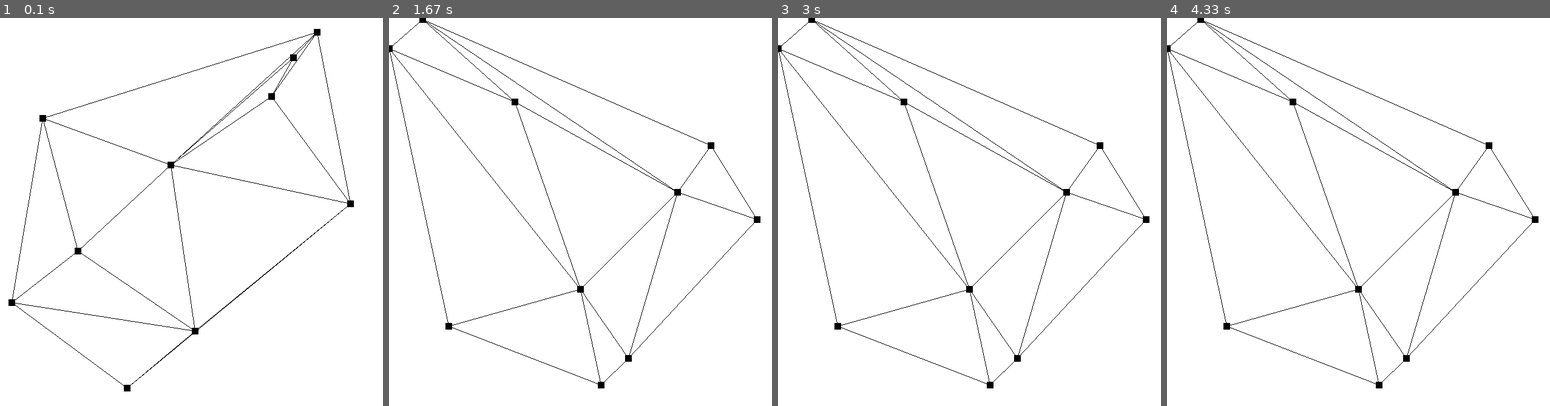
Above: before the commit, frames 1-4 (left to right).
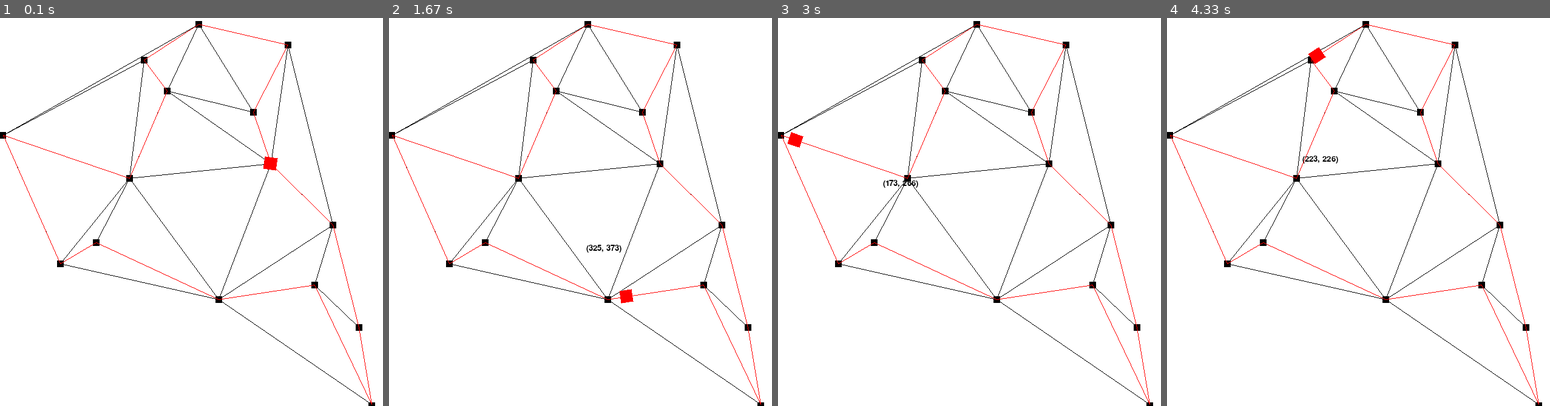
Above: after the commit, the same moments.

Repository: freshollie/ECU178A4
Game: pygame game, started from Main.py
The game is run twice, just before and just after one commit, with the same random seed, the same clock (stepped at 60 frames per second) and the same inputs.
Inputs (mouse positions are in pixels of both pictures, inside the frame that each line leads up to):
- Up to frame 1 (0.1 s): no input
- Up to frame 2 (1.67 s): press the mouse at (488, 215) at 0.37 s; move the mouse to (553, 254) at 0.47 s; release the mouse at (622, 297) at 0.6 s; tap D at 0.73, 1.03 s; click (461, 153) at 0.75 s; press the mouse at (488, 215) at 1.2 s; move the mouse to (526, 262) at 1.3 s; release the mouse at (565, 312) at 1.43 s; press the mouse at (488, 215) at 1.53 s; move the mouse to (588, 243) at 1.63 s
- Up to frame 3 (3 s): release the mouse at (1072, 274) at 1.77 s; press the mouse at (877, 215) at 1.87 s; move the mouse to (992, 262) at 1.97 s; release the mouse at (1107, 312) at 2.1 s; press the mouse at (877, 215) at 2.2 s; move the mouse to (965, 180) at 2.3 s; release the mouse at (1053, 142) at 2.43 s; press the mouse at (877, 215) at 2.53 s; move the mouse to (969, 165) at 2.63 s; release the mouse at (1061, 115) at 2.77 s; press the mouse at (877, 215) at 2.87 s; move the mouse to (881, 180) at 2.97 s
- Up to frame 4 (4.33 s): release the mouse at (1278, 142) at 3.1 s; press the mouse at (1266, 215) at 3.2 s; move the mouse to (1255, 285) at 3.3 s; release the mouse at (1243, 355) at 3.43 s; press the mouse at (1266, 215) at 3.53 s; move the mouse to (1278, 227) at 3.63 s; release the mouse at (1285, 243) at 3.77 s; press the mouse at (1266, 215) at 3.87 s; move the mouse to (1373, 258) at 3.97 s; release the mouse at (1481, 305) at 4.1 s; press the mouse at (1266, 215) at 4.2 s; move the mouse to (1301, 153) at 4.3 s

The runs differ from the first frame. In frame 1, 3.1% of the frame differs, in the area x 0-98%, y 0-100%; in frame 2, 3.2%; in frame 3, 3.2%; in frame 4, 3.2%.

Commit message:
Fixed Point so that it does not inherit list. Working path finding with robot.

Diff:
--- a/DisplayDriver/Globals.py
+++ b/DisplayDriver/Globals.py
@@ -1,4 +1,4 @@
-RES=[640,480]
+RES=[640,640]
 FRAMERATE=50
 PIXELS_PER_METRE=3
 BLACK=[0,0,0]
--- a/DisplayDriver/GuiObjects.py
+++ b/DisplayDriver/GuiObjects.py
@@ -81,7 +81,7 @@
         '''
         Sets the objects X Value
         '''
-        self.pos,setX(x)
+        self.pos.setX(x)
 
     def setY(self,y):
         '''
@@ -175,7 +175,7 @@
         Called by DisplayDriver to draw the object
         '''
         image=pygame.transform.rotate(self.renderedText,-self.rotation)
-        image.get_rect().center=self.pos
+        image.get_rect().center = self.pos
         screen.blit(image,self.pos) #Render text
 
 class Polygon(GuiObjectBase):
@@ -189,18 +189,18 @@
         Initialise the Polygon
         '''
         GuiObjectBase.__init__(self,pos)
-        self.colour=colour
+        self.colour = colour
         self.image = None
-        self.border=border
+        self.border = border
         if points:
             self.newPoints(points)
         else:
-            self.points=[]
+            self.points = []
 
     def translatePoints(self,differenceX,differenceY):
-        '''
+        """
         Move all points by differenceX and differenceY
-        '''
+        """
         points=[]
         for item in self.points:
             points.append(Point(item[0]+differenceX,item[1]+differenceY))
@@ -211,10 +211,10 @@
         '''
         Sets the new pos of the polygon
         '''
-        differenceX=pos[0]-self.pos[0]
-        differenceY=pos[1]-self.pos[1]
-
-        self.translatePoints(differenceX,differenceY)
+        differenceX = pos[0] - self.pos[0]
+        differenceY = pos[1] - self.pos[1]
+
+        self.translatePoints(differenceX, differenceY)
 
     def newPoints(self,points):
         '''
@@ -222,9 +222,9 @@
         '''
 
         self.setPoints(points)
-        image = pygame.draw.polygon(pygame.Surface(RES),self.colour,self.points,self.border)
+        image = pygame.draw.polygon(pygame.Surface(RES), self.colour, self.points, self.border)
         self.image = image
-        self.pos=Point(image.center)
+        self.pos = Point(image.center)
 
     def setColour(self,colour):
         '''
@@ -259,15 +259,15 @@
         '''
         Sets the angle of the polygon
         '''
-        while angle>=360:
-            angle-=360
-        while angle<0:
-            angle+=360
-        angleDifference=angle-self.angle
-        self.angle=angle
+        while angle >= 360:
+            angle -= 360
+        while angle < 0:
+            angle += 360
+        angleDifference=angle - self.angle
+        self.angle = angle
         self.rotatePoints(angleDifference)
 
-    def rotatePoints(self,theta):
+    def rotatePoints(self, theta):
         '''
             Rotates all points about the centre point
             by theta
@@ -277,12 +277,12 @@
             points.append(point.rotPoint(self.pos,theta))
         self.setPoints(points)
 
-    def draw(self,screen):
+    def draw(self, screen):
         '''
 	        Draws the polygon
         '''
         if self.points:
-            pygame.draw.polygon(screen,self.colour,self.points,self.border)
+            pygame.draw.polygon(screen, self.colour, self.points, self.border)
 
 class Rectangle(Polygon):
     '''
--- a/DisplayDriver/Points.py
+++ b/DisplayDriver/Points.py
@@ -1,11 +1,15 @@
 import math
 
-class Point(list):
+class Point(object):
     def __init__(self,x,y=None):
         if y!=None:
-            list.__init__(self,[x,y])
+            self.x = x
+            self.y = y
         else:
-            list.__init__(self,x)
+            self.x = x[0]
+            self.y = x[1]
+
+        #list.__init__(self, [self.x, self.y])
 
     def rotPoint(self,axisPoint,ang):
         """
@@ -29,32 +33,35 @@
         return bearing
 
     def getDist(self,toPoint):
-        ax, ay = self
-        bx, by = toPoint
-        return math.hypot(bx-ax, by-ay)
+        if hasattr(toPoint, '__iter__'):
+            ax, ay = self.getPointsList()
+            bx, by = toPoint
+            return math.hypot(bx-ax, by-ay)
+        else:
+            raise(TypeError("topoint must be an iterable"))
 
     def getPointsList(self):
-        return [self[0],self[1]]
+        return [self.x,self.y]
 
     def getX(self):
-        return self[0]
+        return self.x
 
     def setX(self,x):
-        self[0]=x
+        self.x = x
 
     def getY(self):
-        return self[1]
+        return self.y
 
-    def setY(self,x):
-        self[1]=x
+    def setY(self,y):
+        self.y = y
 
     def setPoints(self,x,y):
-        self[0]=x
-        self[1]=y
+        self.y = y
+        self.x = x
 
     def getPoints(self):
         '''returns new point object'''
-        return Point(self[0],self[1])
+        return Point(self.x, self.y)
 
     def getCenter(self,angle,radius):
         '''Returns a center point of circle from the point
@@ -76,3 +83,23 @@
             return other.getPointsList()==self.getPointsList()
         else:
             return other == self.getPointsList()
+
+    def __getitem__(self, i):
+        if i == 0:
+            return self.x
+        elif i == 1:
+            return self.y
+        else:
+            raise(IndexError())
+
+    def __iter__(self):
+        return iter(self.getPointsList())
+
+    def __len__(self):
+        return 2
+
+    def __repr__(self):
+        return self.__str__()
+
+    def __str__(self):
+        return str([self.x, self.y])
--- a/Globals.py
+++ b/Globals.py
@@ -1,5 +1,7 @@
-FPS = 50
+from DisplayDriver import Globals
+
+FPS = Globals.FRAMERATE
 SCALE = 2000
-RESOLUTION = [640,640]
+RESOLUTION = Globals.RES
 
 PixelsPerMetre = RESOLUTION[0]/2000
--- a/Main.py
+++ b/Main.py
@@ -48,8 +48,6 @@
     roundedPoints = list(zip(roundedPointsx, roundedPointsy))
 
     if (round(intersection_point[0], 0), round(intersection_point[1], 0)) not in roundedPoints:
-        print(round(intersection_point[0], 0), round(intersection_point[1], 0))
-        print(roundedPoints)
         return intersection_point
 
 class Road(Line):
@@ -60,119 +58,191 @@
         #self.generateRepresentation(start, end)
         Line.__init__(self, start, end, width = 1)
 
+    def destroy(self):
+        self.removeNode()
+
+    def render(self, renderer):
+        Line.render(self, renderer)
+
+class Shop(Rectangle):
+    def __init__(self, pos, name = 'Shop'):
+        self.name = name
+        Rectangle.__init__(self, pos, size = [10,10])
+
+    def setName(self, name):
+        self.name = name
+
+    def destroy(self):
+        self.removeNode()
+
+    def __repr__(self):
+        return self.__str__()
+
+    def __str__(self):
+        return str(self.getPos())
+    #def render(self, renderer):
+     #   Rectangle.render(self, renderer)
+
+
 class Town(object):
-    def __init__(self, roadSpecification = {}, maxIntersections = 5):
-        self.maxIntersections = maxIntersections
+    def __init__(self, roadSpecification = {}, maxShops = 5):
+        self.maxShops = maxShops
         self.roads = []
-        self.intersectionDict = roadSpecification
+        self.shopDict = roadSpecification
 
         if not roadSpecification:
             self.randomlyGenerate()
 
     def notIntersect(self, line):
-        for point in self.intersectionDict:
-            for otherPoint in self.intersectionDict[point]:
-                a = find_intersection(point, otherPoint, line[0], line[1])
+        for shop in self.shopDict:
+            for otherShop in self.shopDict[shop]:
+                a = find_intersection(shop.getPos(), otherShop.getPos(), line[0], line[1])
                 if a:
                     #Rectangle(pos = a, size = [20,20], colour = [255,0,0]).render(DisplayDriver.engine)
                     return False
         return True
 
+    def orderDistance(self, fromPoint, toPoints, take=-1):
+
+        smallestOrder = []
+
+        while len(smallestOrder)<len(toPoints)+take:
+            smallestDistance = float("inf")
+            smallestDistancePoint = None
+            for otherPoint in toPoints:
+                if fromPoint.getPos().getDist(otherPoint.getPos())<smallestDistance and otherPoint!=fromPoint and otherPoint not in smallestOrder:
+                    smallestDistancePoint = otherPoint
+                    smallestDistance = fromPoint.getPos().getDist(otherPoint.getPos())
+
+            if smallestDistancePoint:
+                smallestOrder.append(smallestDistancePoint)
+
+        return smallestOrder
+
 
     def randomlyGenerate(self):
-        self.intersectionDict = {}
-        smallestPointDict = {}
-
-        for i in range(self.maxIntersections):
-            newPoint = True
-
-            while newPoint:
-                p = Point(random.random()*Globals.RESOLUTION[0], random.random()*Globals.RESOLUTION[0])
-
-                newPoint = False
+        self.shopDict = {}
+        orderedShopDict = {}
+
+        """
+        First Generate all the shop and make sure the distance between them in large
+        enough to be viewable
+        """
+
+        for i in range(self.maxShops):
+            newShop = True
+
+            while newShop:
+                p = Point([random.random()*Globals.RESOLUTION[0], random.random()*Globals.RESOLUTION[0]])
+
+                newShop = False
 
                 #Make sure intersections are distenced
 
-                for point in self.intersectionDict:
-                    point = Point(point)
-                    if abs(point.getX()-p.getX()) < Globals.RESOLUTION[0]/self.maxIntersections/2 or abs(point.getY()-p.getY()) < Globals.RESOLUTION[0]/self.maxIntersections/2:
-                        newPoint = True
-
-            self.intersectionDict[tuple(p)]=[]
-
-        for point in self.intersectionDict:
-            point = Point(point)
-            smallestOrder = []
-
-            while len(smallestOrder)<len(self.intersectionDict)-1:
-                highestNumber = float("inf")
-                smallestPoint = None
-                for otherPoint in self.intersectionDict:
-                    otherPoint = Point(otherPoint)
-                    if point.getDist(otherPoint)<highestNumber and otherPoint!=point and tuple(otherPoint) not in smallestOrder:
-                        smallestPoint = otherPoint
-                        highestNumber = point.getDist(otherPoint)
-
-                if smallestPoint:
-                    smallestOrder.append(tuple(smallestPoint))
-
-            smallestPointDict[tuple(point)] = smallestOrder
+                for shop in self.shopDict:
+                    if abs(shop.getX() - p.getX()) < Globals.RESOLUTION[0]/self.maxShops/2 or abs(shop.getY() - p.getY()) < Globals.RESOLUTION[0]/self.maxShops/2:
+                        newShop = True
+
+            self.shopDict[Shop(p)]=[]
+
+        """
+        Then order all the points in order of distance
+        """
+
+        for shop in self.shopDict:
+            orderedShopDict[shop] = self.orderDistance(shop, self.shopDict)
+
+
+        """
+        Then connect the points to their closest points without overlapping lines
+        and store these connections
+        """
 
         breakNum = 6
 
         for i in range(breakNum):
-            for point in smallestPointDict:
-                if smallestPointDict[point]:
-                    otherPoint = smallestPointDict[point][0]
-                    if otherPoint not in self.intersectionDict[tuple(point)] and point not in self.intersectionDict[tuple(otherPoint)]:
-                        if self.notIntersect([point,otherPoint]):
-                            self.intersectionDict[tuple(point)].append(otherPoint)
-                            self.intersectionDict[tuple(otherPoint)].append(point)
-
-                    del smallestPointDict[point][0]
+            for shop in orderedShopDict:
+                if orderedShopDict[shop]:
+                    otherShop = orderedShopDict[shop][0]
+                    if otherShop not in self.shopDict[shop] and shop not in self.shopDict[otherShop]:
+                        if self.notIntersect([shop.getPos(), otherShop.getPos()]):
+                            self.shopDict[shop].append(otherShop)
+                            self.shopDict[otherShop].append(shop)
+
+                    del orderedShopDict[shop][0]
+
+
+        """
+        Then order those points into order of distance for better searching
+        """
+
+        for shop in self.shopDict:
+            self.shopDict[shop] = self.orderDistance(shop, self.shopDict[shop], take=0)
+
+        """
+        Finally generate the roads based on those connections
+        """
 
         self.roads = []
         alreadyDone =[]
-        for point in self.intersectionDict:
-            for otherPoint in self.intersectionDict[point]:
-                if (otherPoint, point) not in alreadyDone:
-                    self.roads.append(Road(start = point, end = otherPoint))
-                    alreadyDone.append((point, otherPoint))
-
+        for shop in self.shopDict:
+            for otherShop in self.shopDict[shop]:
+                if (otherShop, shop) not in alreadyDone:
+                    self.roads.append(Road(start = shop.getPos(), end = otherShop.getPos()))
+                    alreadyDone.append((shop, otherShop))
+
+    def getConnections(self, node):
+        if node not in self.shopDict:
+            return []
+
+        return self.shopDict[node]
 
     def render(self, renderer):
-        self.rects = []
-        for point in self.intersectionDict:
-            self.rects.append(Rectangle(pos = point, size = [10,10]))
-            self.rects[-1].render(renderer)
+        for shop in self.shopDict:
+            shop.render(DisplayDriver.engine)
 
         for road in self.roads:
             road.render(DisplayDriver.engine)
 
     def destroy(self):
-        for rect in self.rects:
-            rect.removeNode()
+        for shop in self.shopDict:
+            shop.destroy()
         for road in self.roads:
-            road.removeNode()
+            road.destroy()
 
 
 class lel():
     def __init__(self):
         self.t = None
+        self.mouseText = OnscreenText(pos=[0,0], text = '', size = 20)
+        self.mouseText.render(DisplayDriver.engine)
 
     def new(self, event=None):
         if self.t:
             self.t.destroy()
-        self.t = Town(maxIntersections=10)
+            self.r.destroy()
+        self.t = Town(maxShops=15)
         self.t.render(DisplayDriver.engine)
+        self.r = Robot(random.choice(list(self.t.shopDict)), town = self.t)
+        self.r.calcPath()
+        self.r.render(DisplayDriver.engine)
+
+    def kek(self, event):
+        self.mouseText.setPos(event.pos)
+        self.mouseText.setText(str(event.pos))
+
+    def tick(self):
+        self.r.tick()
 
 l = lel()
 
 l.new()
+
 #DisplayDriver.engine.addTask(l.new, [None])
-DisplayDriver.eventManager.bind(KEYDOWN, l.new)
-
-#DisplayDriver.engine.addTask(ta)
+#DisplayDriver.eventManager.bind(KEYDOWN, l.new)
+DisplayDriver.eventManager.bind(MOUSEMOTION, l.kek)
+
+DisplayDriver.engine.addTask(l.tick)
 
 
 class Simulation():
--- a/Pygame example.py
+++ b/Pygame example.py
@@ -91,7 +91,7 @@
         self.r.setPos(Point(random.random()*RES[0],random.random()*RES[1]))
 
     def mouseEvent(self, event):
-        self.mouseText.setPos(event.pos)
+        self.mouseText.setPos(Point(event.pos))
 
     def keyboardEvent(self, event):
         if event.key == K_SPACE: # Space key is pressed
--- a/Robot.py
+++ b/Robot.py
@@ -2,16 +2,110 @@
 import math
 import Globals
 
+class Route:
+    """
+    Route object designed for the robot to follow
+    """
+
+    def __init__(self, path):
+        self.path = path
+        self.originalPath = path[:]
+        self.lines = []
+        for i in range(len(path)-1):
+            self.lines.append(Line(path[i].getPos(),
+                                   path[i+1].getPos(),
+                                   colour = [255,0,0], width = 1))
+
+    def getNextPoint(self):
+        if not self.path:
+            self.reset()
+
+        return self.path.pop()
+
+    def reset(self):
+        self.path = self.originalPath[:]
+
+    def render(self, renderer):
+        for line in self.lines:
+            line.render(renderer)
+
+    def destroy(self):
+        for line in self.lines:
+            line.removeNode()
+
 class Robot(Rectangle):
-    def __init__(self, pos):
-        self.velocity = 10
-        Rectangle.__init__(self, pos=pos, size = [20,20])
+    def __init__(self,
+                 homeNode,
+                 town):
+
+        Rectangle.__init__(self,
+                           pos = homeNode.getPos(),
+                           size = [20,20],
+                           colour = [255, 0, 0])
+
+        self.homeNode = homeNode
+        self.velocity = 2000
+        self.turnSpeed = 1000
+        self.town = town
+        self.route = None
+        self.bearing = 0
+        self.angle = 0
+        self.setBearing(0)
+        self.targetShop = []
+        self.calcPath()
+        self.status = "Hunt"
 
     def setBearing(self, bearing):
         while bearing>=360:
             bearing -= 360
+
+        while bearing<0:
+            bearing+=360
+
         self.bearing = bearing
         self.setRotation(self.bearing)
+
+    def turn(self, targetBearing):
+        if abs(self.bearing - targetBearing)<(self.turnSpeed/Globals.FPS):
+            self.setBearing(targetBearing)
+            return
+
+        turnModifier = (targetBearing-self.bearing)/abs(targetBearing-self.bearing)
+
+        self.setBearing(self.bearing+(self.turnSpeed/Globals.FPS*turnModifier))
+
+
+    def reccurPath(self, currentShop, previousShops, pathLength):
+        connectingShops = self.town.getConnections(currentShop)
+
+        for shop in connectingShops:
+
+            if shop in previousShops:
+                continue
+
+            #print(shop, previousShops[:]+[shop], pathLength + currentShop.getPos().getDist(shop.getPos()))
+            returnValue = self.reccurPath(shop, previousShops[:]+[shop], pathLength + currentShop.getPos().getDist(shop.getPos()))
+
+            if returnValue != False:
+                return returnValue
+        if self.homeNode in connectingShops and len(previousShops) == len(self.town.shopDict):
+            return (previousShops[:] + [self.homeNode], pathLength + currentShop.getPos().getDist(shop.getPos()))
+        else:
+            return False
+
+
+    def calcPath(self):
+        if not self.town:
+            return
+        l = self.reccurPath(self.homeNode, [self.homeNode], 0)
+        if l:
+            l = l[0]
+
+            self.route = Route(l)
+
+        else:
+            print(l)
+
 
     def calcTrigPos(self, distance):
 
@@ -47,4 +141,27 @@
         return self.getX()+xPlus, self.getY()+yPlus
 
     def tick(self):
-        self.setPos(self.calcTrigPos(self.velocity*Globals.PixelsPerMetre/Globals.FPS))
+        if self.status == "Hunt":
+            if self.targetShop:
+                if self.getPos().getDist(self.targetShop.getPos())<(self.velocity*Globals.PixelsPerMetre/Globals.FPS):
+                    self.setPos(self.targetShop.getPos())
+                    self.targetShop = self.route.getNextPoint()
+                elif self.bearing == self.targetShop.getPos().getBearing(self.getPos()):
+                    self.setPos(self.calcTrigPos(self.velocity*Globals.PixelsPerMetre/Globals.FPS))
+
+            else:
+                self.targetShop = self.route.getNextPoint()
+            self.turn(self.targetShop.getPos().getBearing(self.getPos()))
+
+            #self.setPos(self.calcTrigPos(self.velocity*Globals.PixelsPerMetre/Globals.FPS))
+
+    def destroy(self):
+        if self.route:
+            self.route.destroy()
+        self.removeNode()
+
+    def render(self, renderer):
+        if self.route:
+            self.route.render(renderer)
+
+        Rectangle.render(self, renderer)
--- /dev/null
+++ b/yeild testing.py
@@ -0,0 +1,10 @@
+def reccurr(seq = []):
+    for i in range(10):
+        if len(seq)>10:
+            yield seq[:]+[i]
+        else:
+            return reccurr(seq[:]+[i])
+
+
+for i in reccurr():
+    print(i)
